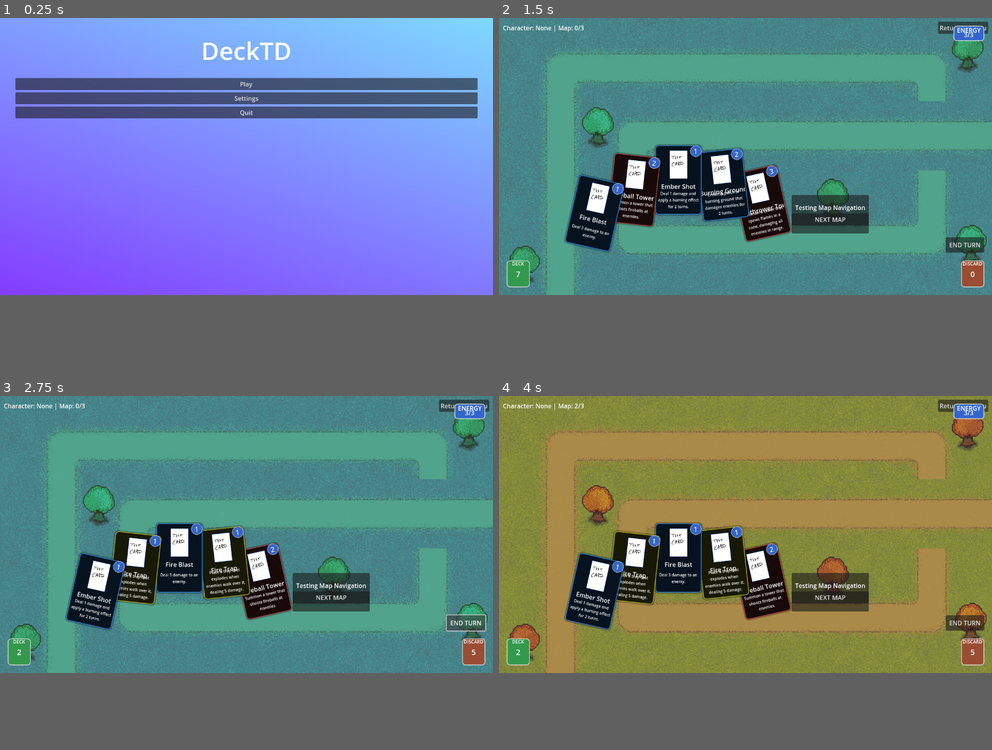
Above: before the commit, frames 1-4 (two rows, left to right).
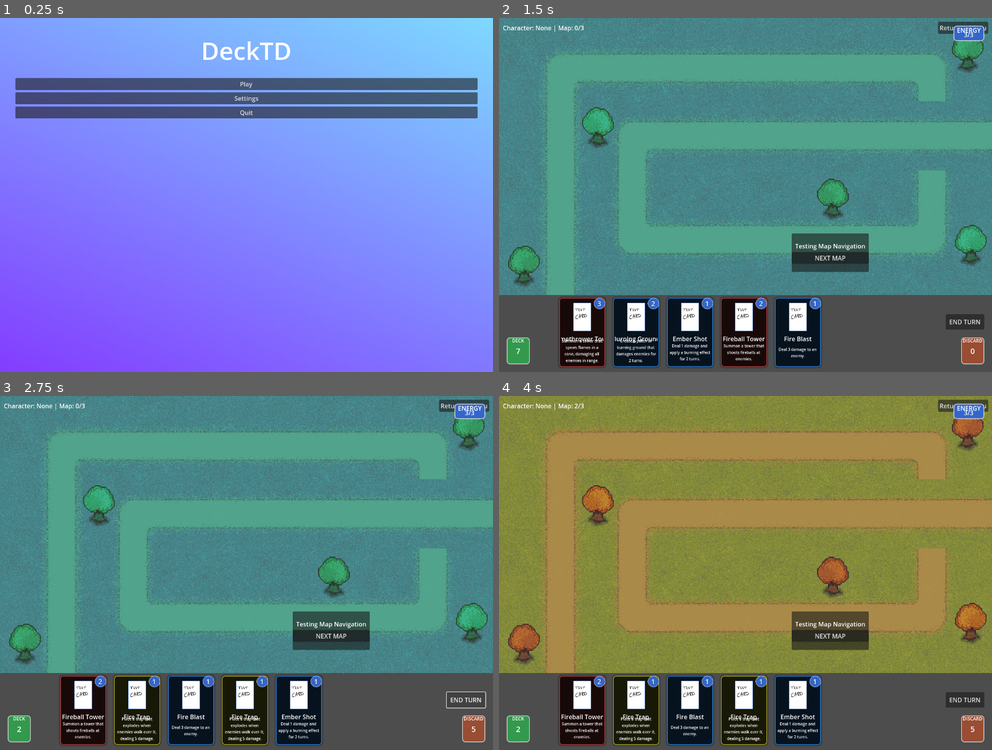
Above: after the commit, the same moments.

Repository: brandon-relentnet/RogueTD
Game: Godot game, scene res://scenes/main.tscn
Same seed, same stepped clock (60 frames per second), same inputs: the game is played once before the commit and once after it.
Inputs:
- Up to frame 1 (0.25 s): no input
- Up to frame 2 (1.5 s): click "Play" at 0.5 s; click "Select" at 1.25 s
- Up to frame 3 (2.75 s): click "END TURN" at 2 s
- Up to frame 4 (4 s): click "NEXT MAP" at 2.75 s; click "NEXT MAP" at 3.5 s
In our replay, the window is 800x450 before the commit and 800x575 after it. These sizes can differ from the game's own. Grey fills any space a smaller window leaves; there, only what the larger window draws over its background counts as a difference.

The runs differ from the first frame. In frame 1, 5.9% of the frame differs, in the area x 0-100%, y 78-100%; in frame 2, 23%; in frame 3, 23%; in frame 4, 23%, in the area x 1-99%, y 35-99%.

Commit message:
Changed the cards from an arc formation to a straight line for easier testing.

Diff:
--- a/project.godot
+++ b/project.godot
@@ -18,5 +18,5 @@
 [display]
 
 window/size/viewport_width=1280
-window/size/viewport_height=720
+window/size/viewport_height=920
 window/stretch/mode="viewport"
--- a/scenes/ui/cards/HandUI.tscn
+++ b/scenes/ui/cards/HandUI.tscn
@@ -56,7 +56,9 @@
 anchor_top = 1.0
 anchor_right = 1.0
 anchor_bottom = 1.0
+offset_left = 100.0
 offset_top = -200.0
+offset_right = -100.0
 grow_horizontal = 2
 grow_vertical = 0
 mouse_filter = 2
--- a/scripts/cards/deck_manager.gd
+++ b/scripts/cards/deck_manager.gd
@@ -19,186 +19,186 @@
 var card_database = {}
 
 func _ready():
-    # In a real implementation, you'd load cards from a resource or JSON file
-    pass
+	# In a real implementation, you'd load cards from a resource or JSON file
+	pass
 
 # Initialize a new deck with starter cards for the given character
 func initialize_deck(character_id):
-    print("Initializing deck for character: ", character_id)
-    deck.clear()
-    hand.clear()
-    discard_pile.clear()
-
-    # Reset energy
-    energy = max_energy
-    emit_signal("energy_updated", energy, max_energy)
-
-    # Create starter deck based on character
-    var starter_cards = get_starter_cards(character_id)
-    print("Starter cards: ", starter_cards)
-
-    # Try to get card database node
-    var card_db = get_node_or_null("/root/Main/run_manager/CardDatabase")
-
-    for card_id in starter_cards:
-        var card
-
-        # Try to get card from database if available
-        if card_db and card_db.cards.has(card_id):
-            print("Using card from database: ", card_id)
-            card = card_db.get_card(card_id)
-        else:
-            # Fallback to creating a basic card
-            print("Creating basic card: ", card_id)
-            card = Card.new()
-            card.id = card_id
-            card.card_name = card_id.capitalize().replace("_", " ")
-            card.description = "A " + card_id.replace("_", " ") + " card."
-            card.energy_cost = 1
-
-            # Determine card type from name
-            if "tower" in card_id:
-                card.card_type = "tower"
-            elif "trap" in card_id:
-                card.card_type = "trap"
-            else:
-                card.card_type = "power"
-
-        deck.append(card)
-
-    print("Created deck with " + str(deck.size()) + " cards")
-
-    # Shuffle the deck
-    shuffle_deck()
-
-    # Draw initial hand
-    var cards_drawn = draw_cards(draw_amount)
-    print("Drew " + str(cards_drawn) + " initial cards")
+	print("Initializing deck for character: ", character_id)
+	deck.clear()
+	hand.clear()
+	discard_pile.clear()
+
+	# Reset energy
+	energy = max_energy
+	emit_signal("energy_updated", energy, max_energy)
+
+	# Create starter deck based on character
+	var starter_cards = get_starter_cards(character_id)
+	print("Starter cards: ", starter_cards)
+
+	# Try to get card database node
+	var card_db = get_node_or_null("/root/Main/run_manager/CardDatabase")
+
+	for card_id in starter_cards:
+		var card
+
+		# Try to get card from database if available
+		if card_db and card_db.cards.has(card_id):
+			print("Using card from database: ", card_id)
+			card = card_db.get_card(card_id)
+		else:
+			# Fallback to creating a basic card
+			print("Creating basic card: ", card_id)
+			card = Card.new()
+			card.id = card_id
+			card.card_name = card_id.capitalize().replace("_", " ")
+			card.description = "A " + card_id.replace("_", " ") + " card."
+			card.energy_cost = 1
+
+			# Determine card type from name
+			if "tower" in card_id:
+				card.card_type = "tower"
+			elif "trap" in card_id:
+				card.card_type = "trap"
+			else:
+				card.card_type = "power"
+
+		deck.append(card)
+
+	print("Created deck with " + str(deck.size()) + " cards")
+
+	# Shuffle the deck
+	shuffle_deck()
+
+	# Draw initial hand
+	var cards_drawn = draw_cards(draw_amount)
+	print("Drew " + str(cards_drawn) + " initial cards")
 
 # Get starter cards for a character
 func get_starter_cards(character_id):
-    # This would normally be loaded from a character data file
-    match character_id:
-        "pyromancer":
-            return ["fire_blast", "fire_blast", "burning_ground", "burning_ground",
-                   "ember_shot", "ember_shot", "fireball_tower", "fireball_tower",
-                   "flamethrower_tower", "flamethrower_tower", "fire_trap", "fire_trap"]
-        "cryomancer":
-            return ["frost_nova", "frost_nova", "ice_wall", "ice_wall",
-                   "cold_snap", "cold_snap", "ice_spike_tower", "ice_spike_tower",
-                   "frostbite_tower", "frostbite_tower", "freeze_trap", "freeze_trap"]
-        "technomancer":
-            return ["over_charge", "over_charge", "force_field", "force_field",
-                   "targeting_drone", "targeting_drone", "tesla_tower", "tesla_tower",
-                   "drone_tower", "drone_tower", "emp_trap", "emp_trap"]
-        _:
-            print("Unknown character ID: ", character_id)
-            return []
+	# This would normally be loaded from a character data file
+	match character_id:
+		"pyromancer":
+			return ["fire_blast", "fire_blast", "burning_ground", "burning_ground",
+				   "ember_shot", "ember_shot", "fireball_tower", "fireball_tower",
+				   "flamethrower_tower", "flamethrower_tower", "fire_trap", "fire_trap"]
+		"cryomancer":
+			return ["frost_nova", "frost_nova", "ice_wall", "ice_wall",
+				   "cold_snap", "cold_snap", "ice_spike_tower", "ice_spike_tower",
+				   "frostbite_tower", "frostbite_tower", "freeze_trap", "freeze_trap"]
+		"technomancer":
+			return ["over_charge", "over_charge", "force_field", "force_field",
+				   "targeting_drone", "targeting_drone", "tesla_tower", "tesla_tower",
+				   "drone_tower", "drone_tower", "emp_trap", "emp_trap"]
+		_:
+			print("Unknown character ID: ", character_id)
+			return []
 
 # Shuffle the deck
 func shuffle_deck():
-    if deck.size() > 0:
-        deck.shuffle()
-        emit_signal("deck_shuffled")
-        print("Deck shuffled, new size: ", deck.size())
+	if deck.size() > 0:
+		deck.shuffle()
+		emit_signal("deck_shuffled")
+		print("Deck shuffled, new size: ", deck.size())
 
 # Draw specified number of cards
 func draw_cards(amount):
-    var cards_drawn = 0
-
-    for i in range(amount):
-        # If deck is empty, shuffle discard pile into deck
-        if deck.size() == 0 and discard_pile.size() > 0:
-            print("Deck empty, shuffling discard pile")
-            deck = discard_pile.duplicate()
-            discard_pile.clear()
-            shuffle_deck()
-            emit_signal("discard_updated", discard_pile)
-
-        # Draw a card if possible
-        if deck.size() > 0:
-            var card = deck.pop_back()
-            hand.append(card)
-            emit_signal("card_drawn", card)
-            cards_drawn += 1
-
-    emit_signal("hand_updated", hand)
-    print("Drew ", cards_drawn, " cards. Hand size: ", hand.size())
-    return cards_drawn
+	var cards_drawn = 0
+
+	for i in range(amount):
+		# If deck is empty, shuffle discard pile into deck
+		if deck.size() == 0 and discard_pile.size() > 0:
+			print("Deck empty, shuffling discard pile")
+			deck = discard_pile.duplicate()
+			discard_pile.clear()
+			shuffle_deck()
+			emit_signal("discard_updated", discard_pile)
+
+		# Draw a card if possible
+		if deck.size() > 0:
+			var card = deck.pop_back()
+			hand.append(card)
+			emit_signal("card_drawn", card)
+			cards_drawn += 1
+
+	emit_signal("hand_updated", hand)
+	print("Drew ", cards_drawn, " cards. Hand size: ", hand.size())
+	return cards_drawn
 
 # Play a card from hand
 func play_card(card_index):
-    if card_index < 0 or card_index >= hand.size():
-        print("Invalid card index: ", card_index)
-        return false
-
-    var card = hand[card_index]
-
-    # Check if we have enough energy
-    if energy < card.energy_cost:
-        print("Not enough energy to play card: ", card.card_name)
-        return false
-
-    # Play the card effect
-    var success = card.play_effect()
-    if not success:
-        print("Failed to play card effect: ", card.card_name)
-        return false
-
-    # Deduct energy
-    energy -= card.energy_cost
-    emit_signal("energy_updated", energy, max_energy)
-
-    # Move card from hand to discard
-    hand.remove_at(card_index)
-    discard_pile.append(card)
-
-    emit_signal("hand_updated", hand)
-    emit_signal("discard_updated", discard_pile)
-
-    print("Played card: ", card.card_name, ". Energy remaining: ", energy)
-    return true
+	if card_index < 0 or card_index >= hand.size():
+		print("Invalid card index: ", card_index)
+		return false
+
+	var card = hand[card_index]
+
+	# Check if we have enough energy
+	if energy < card.energy_cost:
+		print("Not enough energy to play card: ", card.card_name)
+		return false
+
+	# Play the card effect
+	var success = card.play_effect()
+	if not success:
+		print("Failed to play card effect: ", card.card_name)
+		return false
+
+	# Deduct energy
+	energy -= card.energy_cost
+	emit_signal("energy_updated", energy, max_energy)
+
+	# Move card from hand to discard
+	hand.remove_at(card_index)
+	discard_pile.append(card)
+
+	emit_signal("hand_updated", hand)
+	emit_signal("discard_updated", discard_pile)
+
+	print("Played card: ", card.card_name, ". Energy remaining: ", energy)
+	return true
 
 # Start a new turn
 func start_turn():
-    # Refresh energy
-    energy = max_energy
-    emit_signal("energy_updated", energy, max_energy)
-
-    # Draw cards up to draw amount
-    var cards_to_draw = draw_amount - hand.size()
-    if cards_to_draw > 0:
-        draw_cards(cards_to_draw)
-
-    print("Started new turn. Energy: ", energy, ", Hand size: ", hand.size())
+	# Refresh energy
+	energy = max_energy
+	emit_signal("energy_updated", energy, max_energy)
+
+	# Draw cards up to draw amount
+	var cards_to_draw = draw_amount - hand.size()
+	if cards_to_draw > 0:
+		draw_cards(cards_to_draw)
+
+	print("Started new turn. Energy: ", energy, ", Hand size: ", hand.size())
 
 # End the current turn
 func end_turn():
-    # Discard hand
-    for card in hand:
-        discard_pile.append(card)
-
-    hand.clear()
-    emit_signal("hand_updated", hand)
-    emit_signal("discard_updated", discard_pile)
-
-    # Start new turn
-    start_turn()
-
-    print("Ended turn. Discard pile size: ", discard_pile.size())
+	# Discard hand
+	for card in hand:
+		discard_pile.append(card)
+
+	hand.clear()
+	emit_signal("hand_updated", hand)
+	emit_signal("discard_updated", discard_pile)
+
+	# Start new turn
+	start_turn()
+
+	print("Ended turn. Discard pile size: ", discard_pile.size())
 
 # Add a card to the deck (e.g., from rewards)
 func add_card_to_deck(card):
-    deck.append(card)
-    shuffle_deck()
-    print("Added card to deck: ", card.card_name)
+	deck.append(card)
+	shuffle_deck()
+	print("Added card to deck: ", card.card_name)
 
 # Get various counts for UI display
 func get_deck_count():
-    return deck.size()
+	return deck.size()
 
 func get_discard_count():
-    return discard_pile.size()
+	return discard_pile.size()
 
 func get_hand_count():
-    return hand.size()
+	return hand.size()
--- a/scripts/ui/cards/hand_manager.gd
+++ b/scripts/ui/cards/hand_manager.gd
@@ -79,7 +79,7 @@
 	update_card_playability()
 
 	# Update card positions in an arc formation
-	position_cards_in_arc()
+	position_cards_in_line()
 
 # Add a single card to the UI
 func add_card_to_ui(card):
@@ -100,8 +100,8 @@
 
 	card_ui_nodes.clear()
 
-# Position cards in a nice arc formation
-func position_cards_in_arc():
+# Replace the position_cards_in_arc function with this simplified version
+func position_cards_in_line():
 	var card_count = card_ui_nodes.size()
 	if card_count == 0:
 		return
@@ -110,71 +110,51 @@
 	var container_width = hand_container.size.x
 	var container_height = hand_container.size.y
 
-	# Get the first card's size to use for calculations
-	# If there are no cards, we can't position anything
-	if card_count == 0 or card_ui_nodes[0] == null:
+	# Get card size (assuming all cards have the same size)
+	if card_ui_nodes[0] == null:
 		return
 	var card_width = card_ui_nodes[0].size.x
 	var card_height = card_ui_nodes[0].size.y
 
-	# Adaptive arc parameters based on hand size
-	var max_cards_without_overlap = 7
-	var scale_factor = min(1.0, max_cards_without_overlap / float(max(1, card_count)))
-
-	# Make arc radius proportional to the width and hand size
-	var arc_radius = min(container_width * 0.7, card_count * card_width * 0.7)
-
-	# Position the arc center - keep it lower for more visible cards
-	# The 0.7 factor keeps the arc center below the bottom of the container
-	var arc_center = Vector2(container_width / 2, container_height + (container_height * 0.2))
-
-	# Adjust the arc angle based on card count
-	# More cards need a wider arc
-	var min_arc_angle = deg_to_rad(60)  # Minimum arc angle for 1-2 cards
-	var max_arc_angle = deg_to_rad(120) # Maximum arc angle for many cards
-
-	var total_arc_angle = min_arc_angle + (max_arc_angle - min_arc_angle) * min(1.0, (card_count - 1) / 10.0)
-
-	# Position and rotate each card
-	if card_count == 1:
-		# Center a single card at the bottom
-		var card = card_ui_nodes[0]
-		card.position = Vector2(
-			container_width / 2 - card.size.x / 2,
-			container_height - card.size.y - 20
-		)
-		card.rotation = 0  # No rotation for a single card
-	else:
-		# Calculate the starting angle so that the arc is centered
-		var angle_start = PI / 2 - total_arc_angle / 2
-		var angle_step = total_arc_angle / (card_count - 1)
-
-		# Maximum card overlap - when there are too many cards
-		var max_overlap = 0.7  # 70% overlap at maximum density
-		var actual_overlap = max(0, 1.0 - scale_factor) * max_overlap
-
-		# Card positioning loop
-		for i in range(card_count):
-			var angle = angle_start + angle_step * i
-
-			# Calculate position on the arc
-			var pos = Vector2(
-				arc_center.x + arc_radius * cos(angle),
-				arc_center.y - arc_radius * sin(angle)
+	# Calculate spacing between cards
+	var total_cards_width = card_width * card_count
+	var available_width = container_width
+
+	# Determine if we need to overlap cards
+	var spacing = 0
+	if total_cards_width <= available_width:
+		# Enough space to show all cards without overlap
+		spacing = (available_width - total_cards_width) / (card_count + 1)
+	else:
+		# Not enough space, cards will need to overlap
+		spacing = (available_width - card_width) / (card_count - 1)
+
+	# Position each card in a straight line
+	for i in range(card_count):
+		var card = card_ui_nodes[i]
+
+		if card_count == 1:
+			# Center a single card
+			card.position = Vector2(
+				(container_width - card_width) / 2,
+				(container_height - card_height) / 2  # Center vertically
 			)
-
-			var card = card_ui_nodes[i]
-
-			# Calculate card offset to center it
-			var offset = card.size / 2
-
-			# Position the card, centering it on the calculated point
-			card.position = pos - offset
-
-			# Rotate the card to face upward with a slight tilt based on position
-			# Reduce rotation amount to make cards more readable
-			var rotation_factor = 0.3  # Reduce this for less rotation
-			card.rotation = (angle - PI/2) * rotation_factor
+		else:
+			if total_cards_width <= available_width:
+				# Position with equal spacing between cards
+				card.position = Vector2(
+					spacing * (i + 1) + card_width * i,
+					(container_height - card_height) / 2  # Center vertically
+				)
+			else:
+				# Position with overlap
+				card.position = Vector2(
+					i * spacing,
+					(container_height - card_height) / 2  # Center vertically
+				)
+
+		# No rotation needed for straight line
+		card.rotation = 0
 
 	# Ensure all cards are updated visually
 	for card in card_ui_nodes:
@@ -251,7 +231,7 @@
 # Handle window resize
 func _notification(what):
 	if what == NOTIFICATION_RESIZED:
-		position_cards_in_arc()
+		position_cards_in_line()
 
 func _on_end_turn_pressed():
 	print("End turn button pressed")
